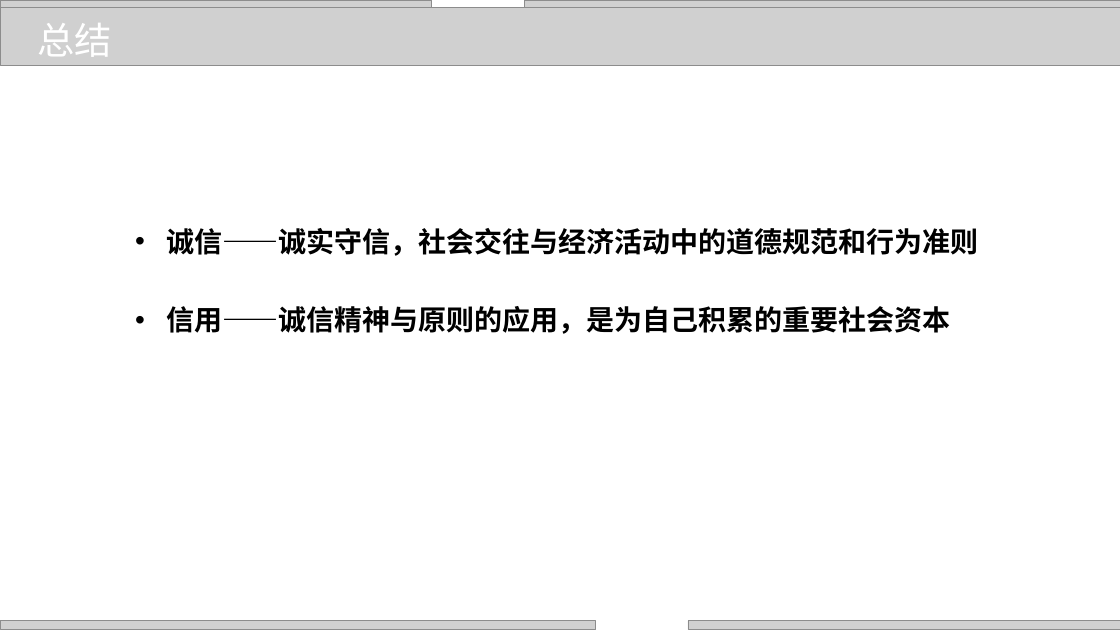
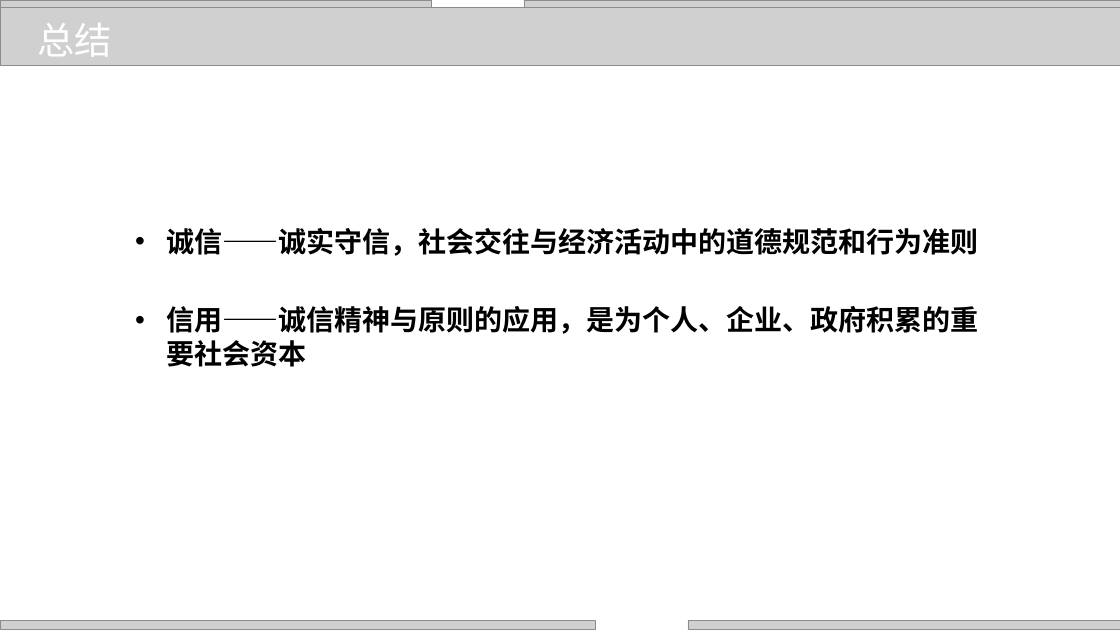
Before and after one commit to zhangjianzhang/internet_credit, a slide deck: slide 19 of files/slides/introduction.pptx. Drawn at 1120x630 pixels with LibreOffice and Linux fonts; fonts in the diff are those of the drawing; grey boxes stand for pictures; background and template pictures are left out. Boxes give left, top, right and bottom in pixels: in the first picture for what was removed or moved away, otherwise in the second. Text is boxed around its words. In the diff, an @@ line names an element or a change of style, - is before the commit and + after.

```diff
--- a/files/slides/introduction.pptx
+++ b/files/slides/introduction.pptx
@@ text at (x1=167, y1=306, x2=979, y2=367): text changed @@
-• 信用——诚信精神与原则的应用，是为自己积累的重要社会资本
+• 信用——诚信精神与原则的应用，是为个人、企业、政府积累的重要社会资本
```
Also in this commit, not shown: 6 other slides changed, 9 other files.
